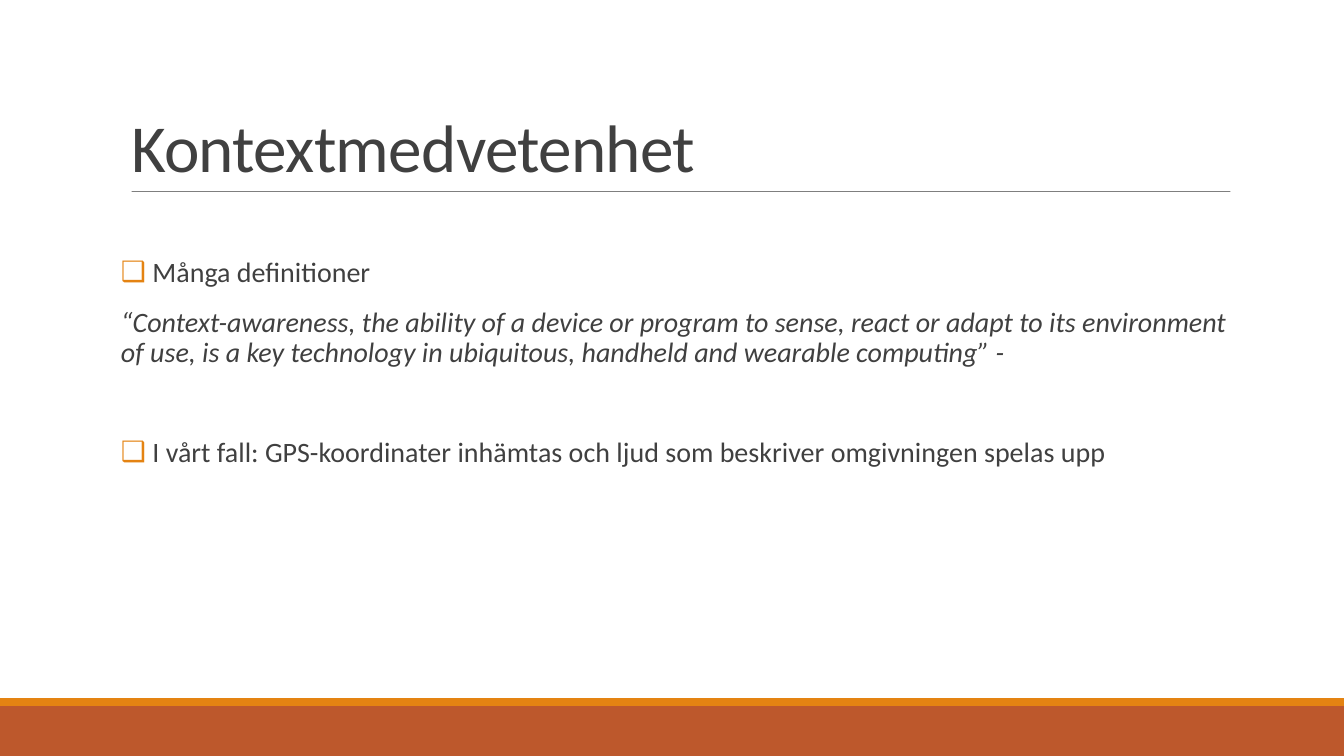
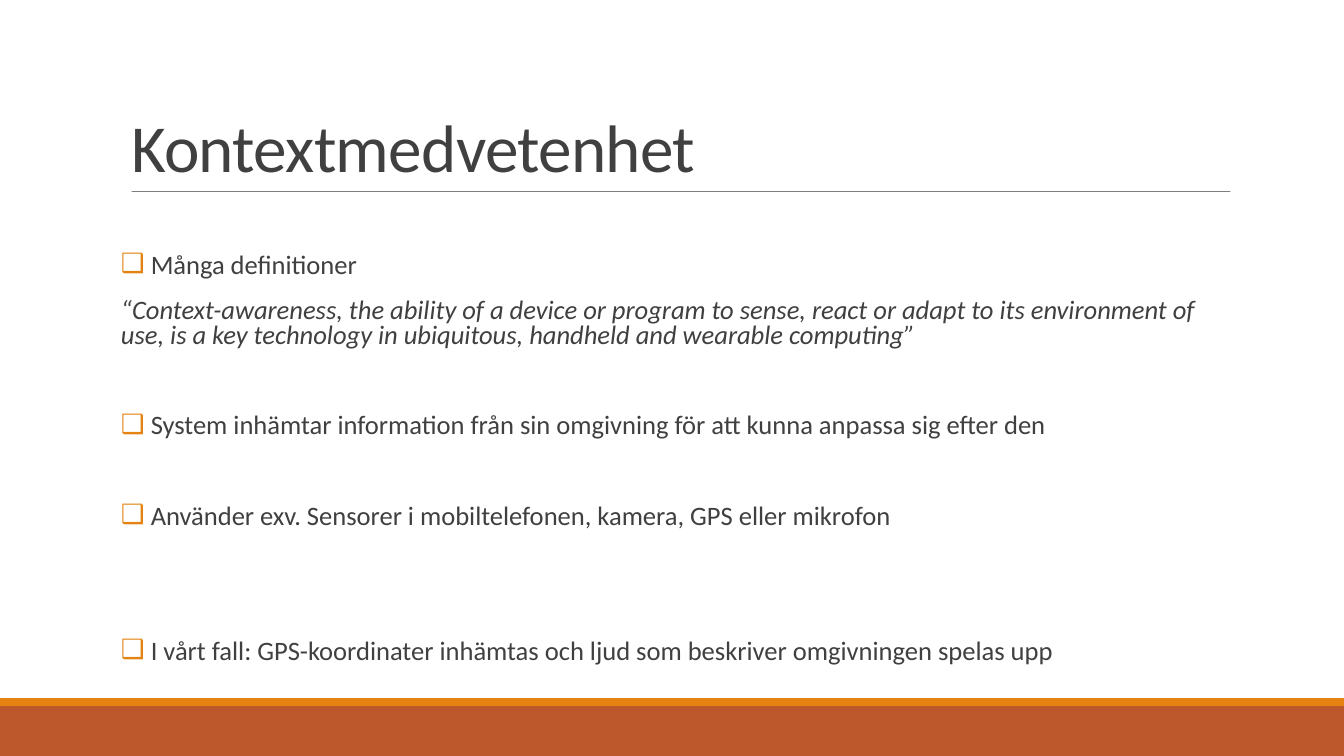
Before and after one commit to AmarSadikovic/Ex-Jobb, a slide deck: slide 3 of Slutsem/Geofencing-teknik för synkronisering av en kontextmedveten ljudvandring.odp. Drawn at 1344x756 pixels with LibreOffice and Linux fonts; fonts in the diff are those of the drawing. Boxes give left, top, right and bottom in pixels: in the first picture for what was removed or moved away, otherwise in the second. Text is boxed around its words. In the diff, an @@ line names an element or a change of style, - is before the commit and + after.

```diff
--- a/Slutsem/Geofencing-teknik för synkronisering av en kontextmedveten ljudvandring.odp
+++ b/Slutsem/Geofencing-teknik för synkronisering av en kontextmedveten ljudvandring.odp
@@ text at (x1=151, y1=255, x2=1053, y2=665): size 20 to 19 pt in "Många definitioner", "I vårt fall: GPS-koordinater inhämtas och ljud ..."; line spacing 0.9 to 0.8 @@
@@ text at (x1=121, y1=300, x2=1195, y2=528): text changed; size 20 to 19 pt @@
-“Context-awareness, the ability of a device or program to sense, react or adapt to its environment of use, is a key technology in ubiquitous, handheld and wearable computing” -
+“Context-awareness, the ability of a device or program to sense, react or adapt to its environment of use, is a key technology in ubiquitous, handheld and wearable computing”
+❑ System inhämtar information från sin omgivning för att kunna anpassa sig efter den
+❑ Använder exv. Sensorer i mobiltelefonen, kamera, GPS eller mikrofon
```
Also in this commit, not shown: 3 other slides changed.
